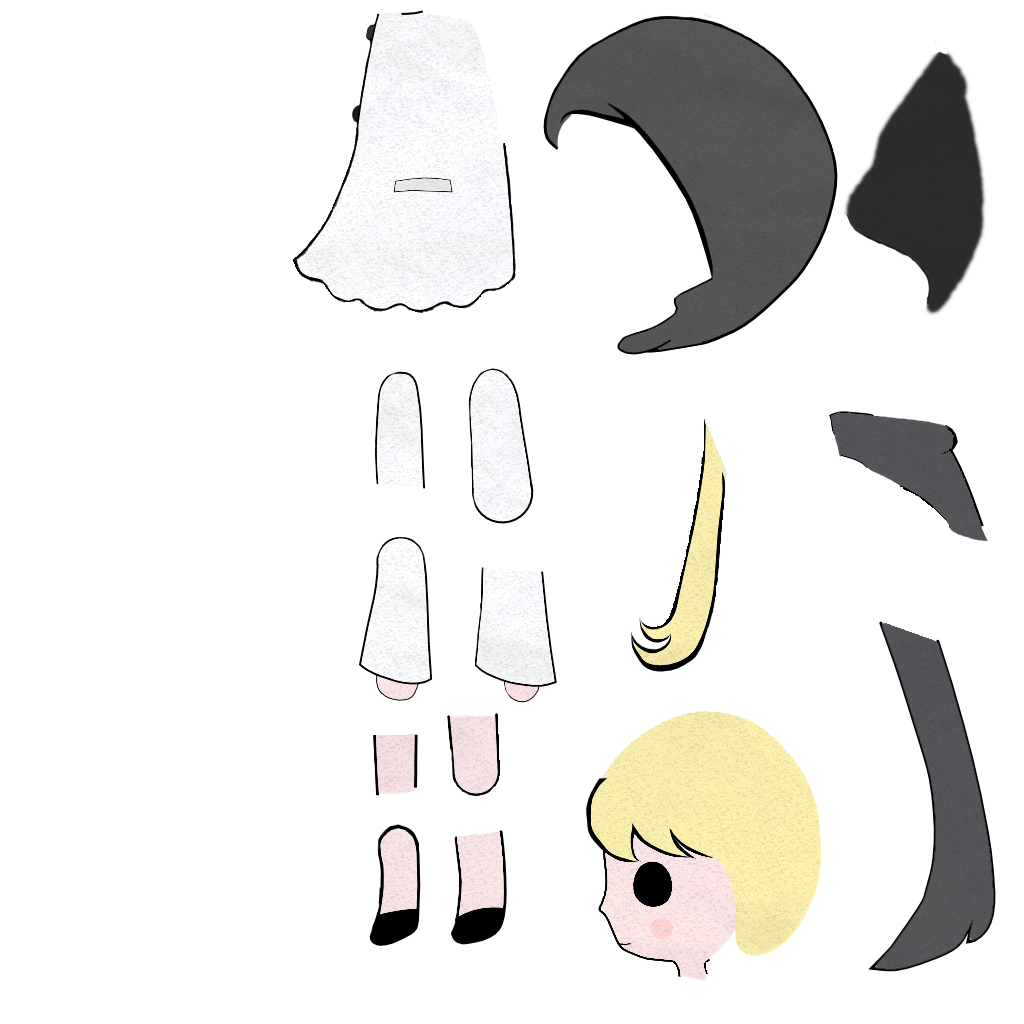
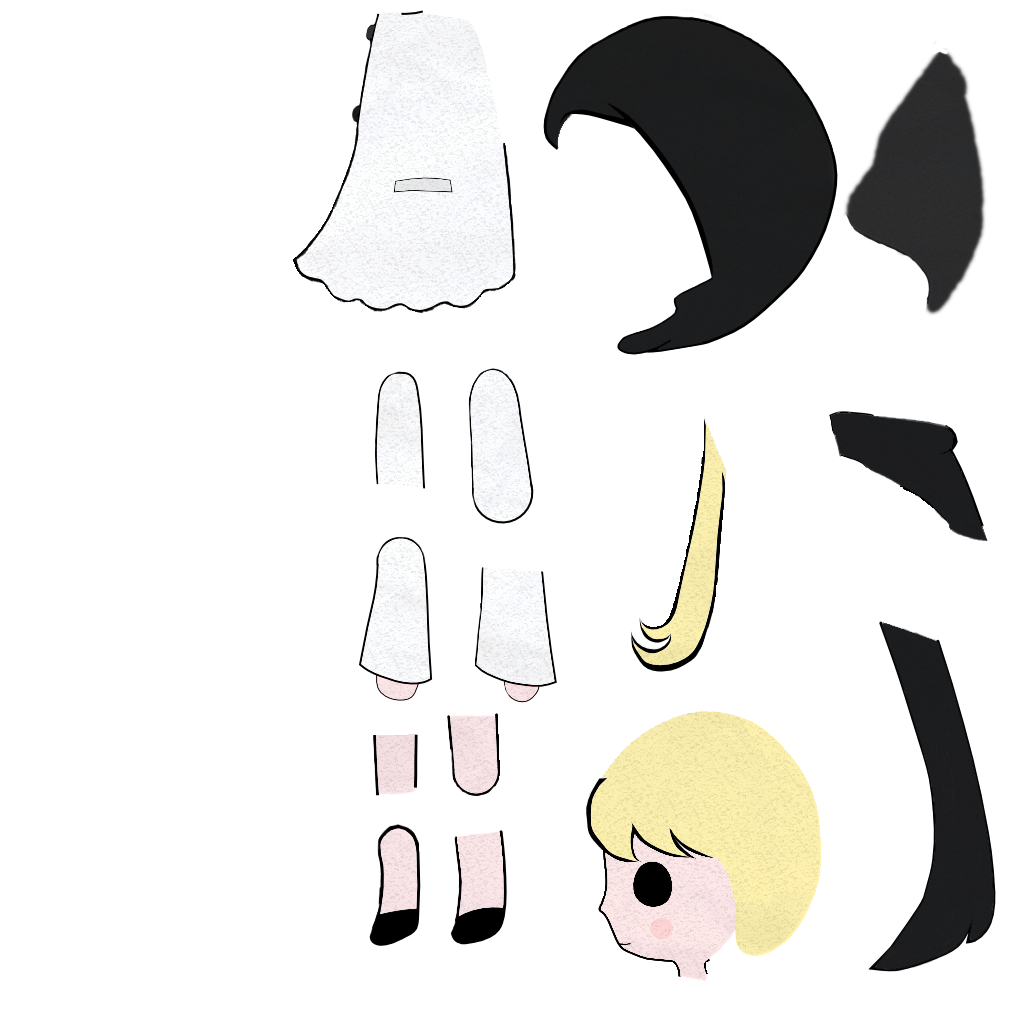
Layer changes from the first 1024x1024 image to the second:
added layer "Layer 4" (multiply) above "Layer 3" over [874,622,994,972]
added layer "Layer 3" (multiply) above "Layer 2" over [830,412,988,541]
added layer "Layer 2" (multiply) above "Layer 0" over [546,19,835,353]
